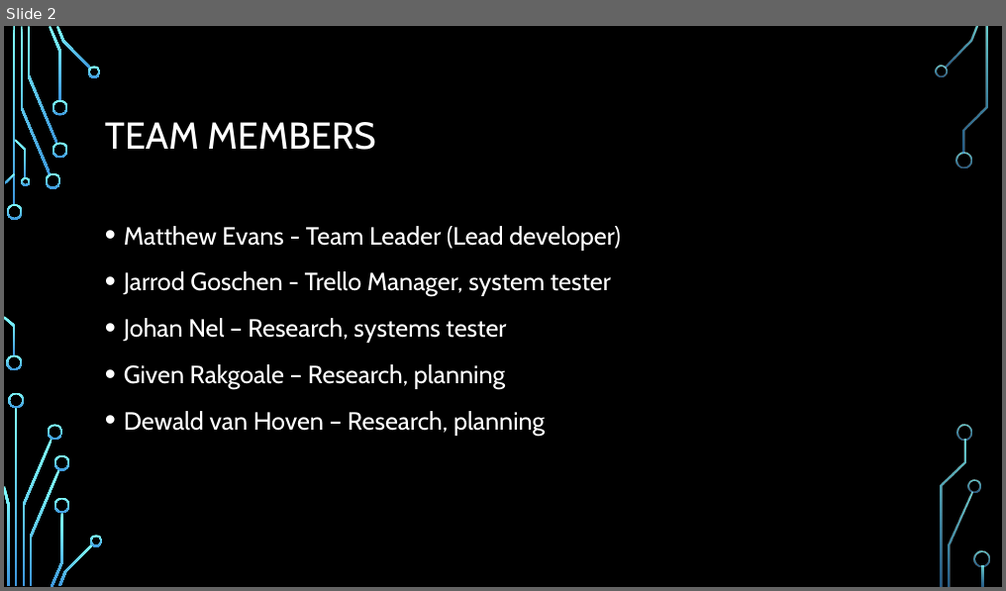
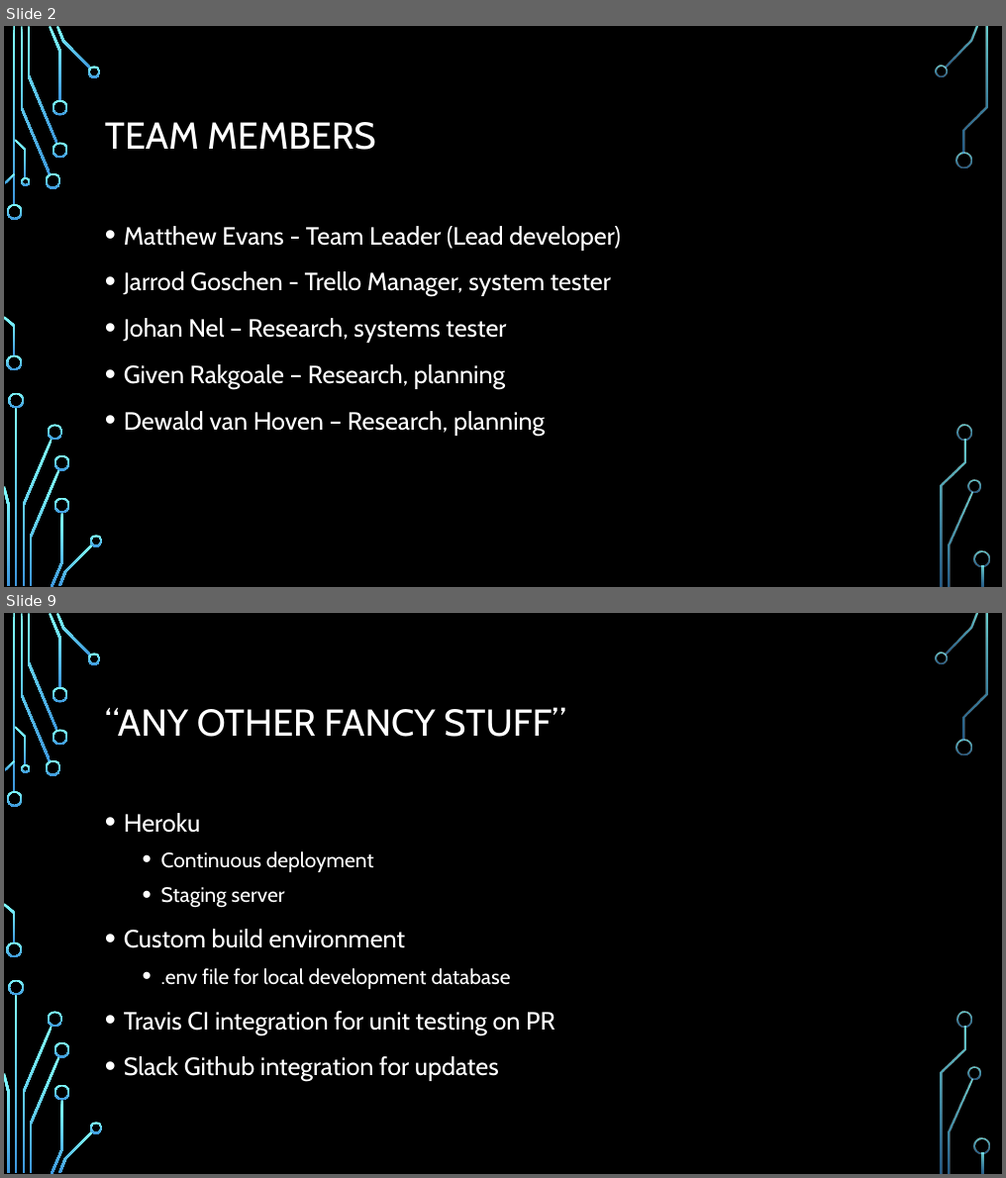
Before and after one commit to ocean-nfc/ocean-nfc-server, a slide deck: Ocean - NFC Slide Show.pptx. Shown one above the other, each under a label of ours: slide 2 before the commit, slides 2 and 9 after it; the slides between them are not shown. The pictures are 1006x591 and 1006x1178 pixels, drawn with LibreOffice and Linux fonts; fonts in the diff are those of the drawing; background and template pictures are left out. Boxes give left, top, right and bottom in pixels: in the first picture for what was removed or moved away, otherwise in the second. Text is boxed around its words. In the diff, an @@ line names an element or a change of style, - is before the commit and + after.

Commit message:
Matthew Evans slides for presentation, 'other cool stuff'

```diff
--- a/Ocean - NFC Slide Show.pptx
+++ b/Ocean - NFC Slide Show.pptx
@@ slide 9 added at bbox=[4, 613, 1002, 1174], background picture (left out); not listed: 36 template elements that a slide beside it also shows @@
@@ title added at bbox=[105, 707, 565, 737], 36 pt, text #FFFFFF @@
+“ANY OTHER FANCY STUFF”
@@ text added at bbox=[124, 813, 555, 1082], 24 pt, text #FFFFFF @@
+• Heroku
+  • Continuous deployment
+  • Staging server
+• Custom build environment
+  • .env file for local development database
+• Travis CI integration for unit testing on PR
+• Slack Github integration for updates
```
Also in this commit, not shown: 6 other slides added, 6 slides removed.
